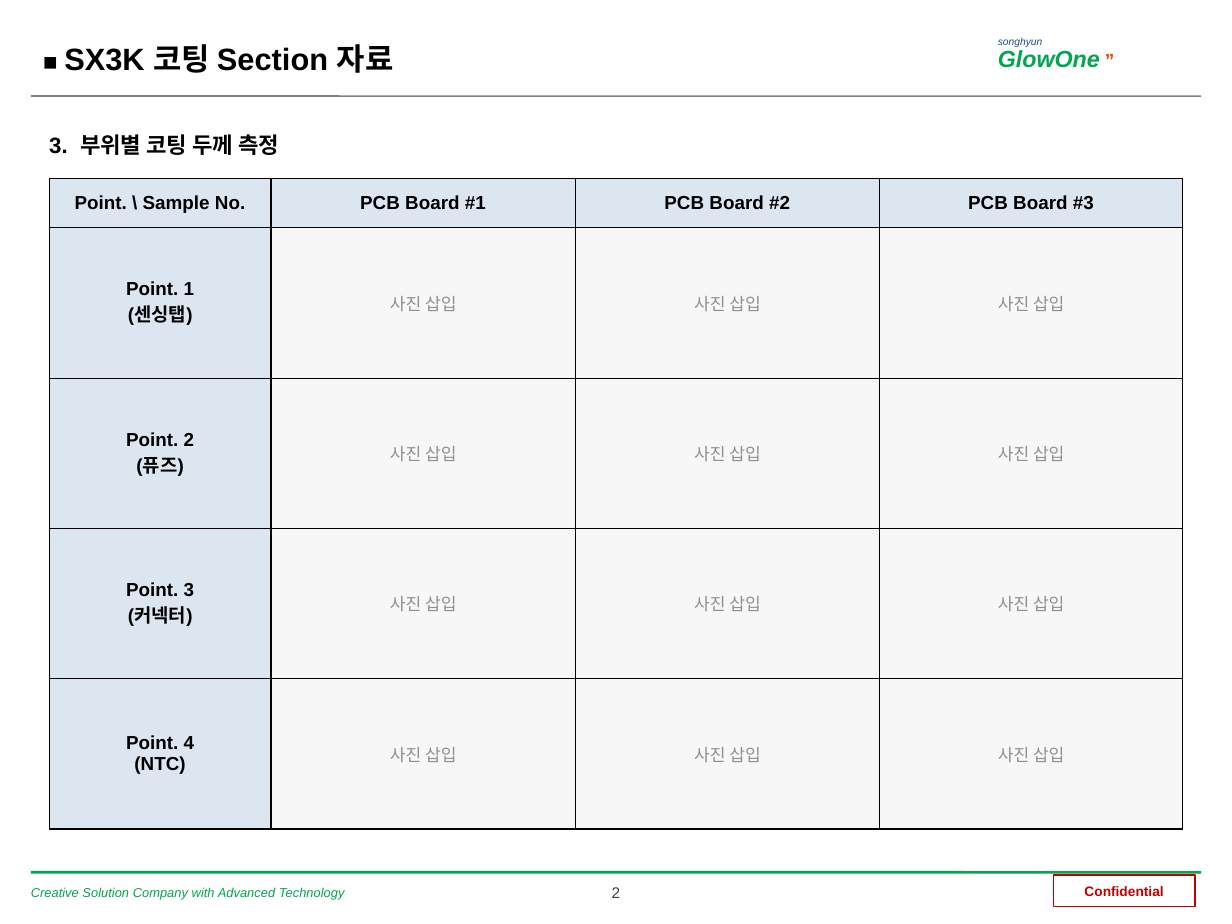
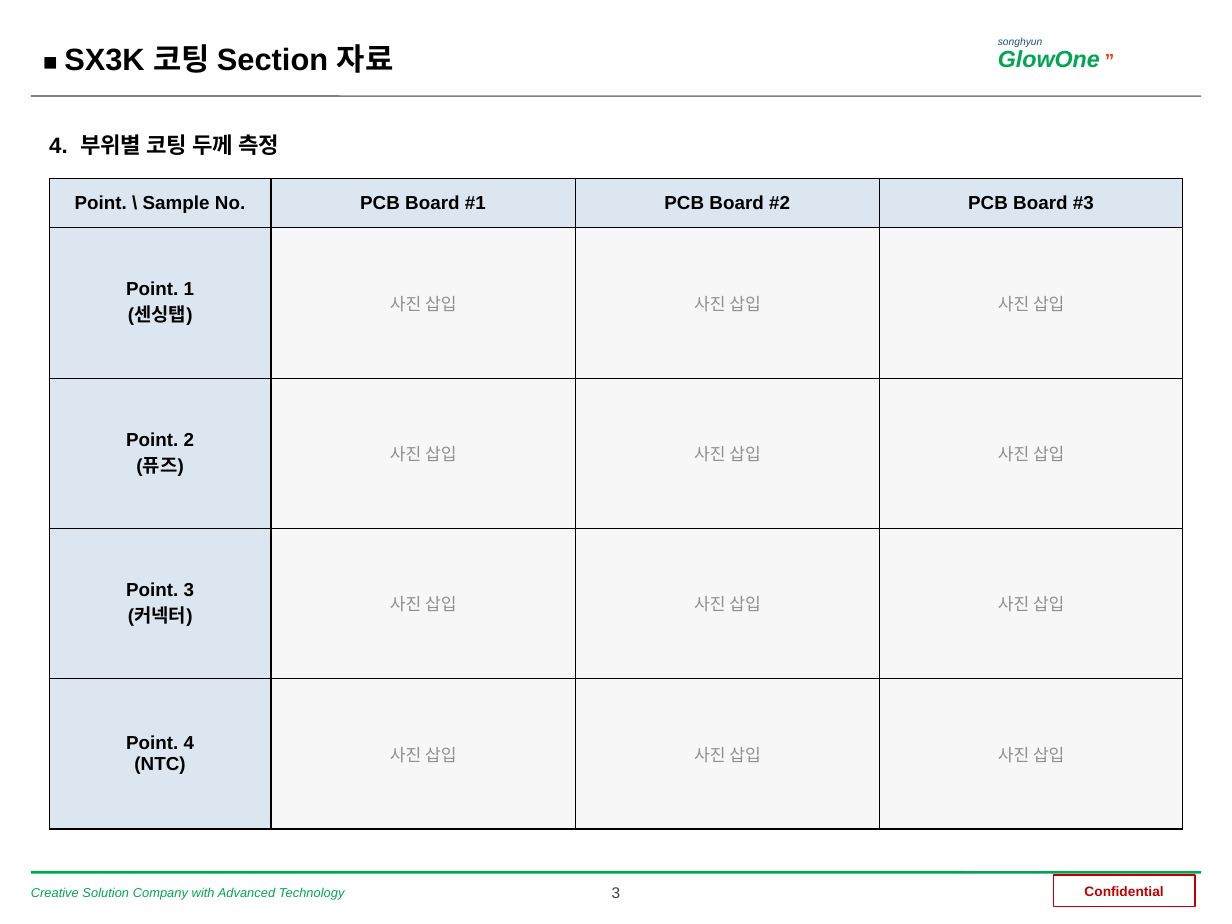
Before and after one commit to hyunsun901219/kingbambbang, a slide deck: slide 3 of docs/SX3K-코팅Section-자료.pptx (slide 2 before the commit). Drawn at 1232x924 pixels with LibreOffice and Linux fonts; fonts in the diff are those of the drawing. Boxes give left, top, right and bottom in pixels: in the first picture for what was removed or moved away, otherwise in the second. Text is boxed around its words. In the diff, an @@ line names an element or a change of style, - is before the commit and + after.

```diff
--- a/docs/SX3K-코팅Section-자료.pptx
+++ b/docs/SX3K-코팅Section-자료.pptx
@@ text at box(49, 134, 279, 155): text changed @@
-3. 부위별 코팅 두께 측정
+4. 부위별 코팅 두께 측정
@@ text at box(612, 887, 621, 898): text changed @@
-2
+3
```
Also in this commit, not shown: 3 other slides changed, 1 slide added, 2 other files.
